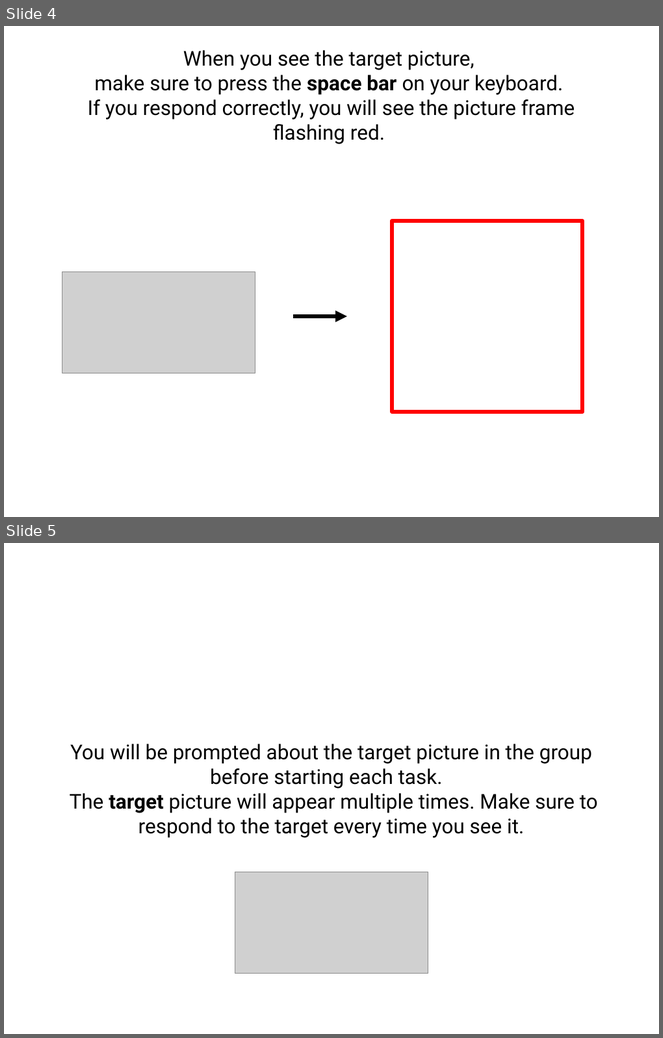
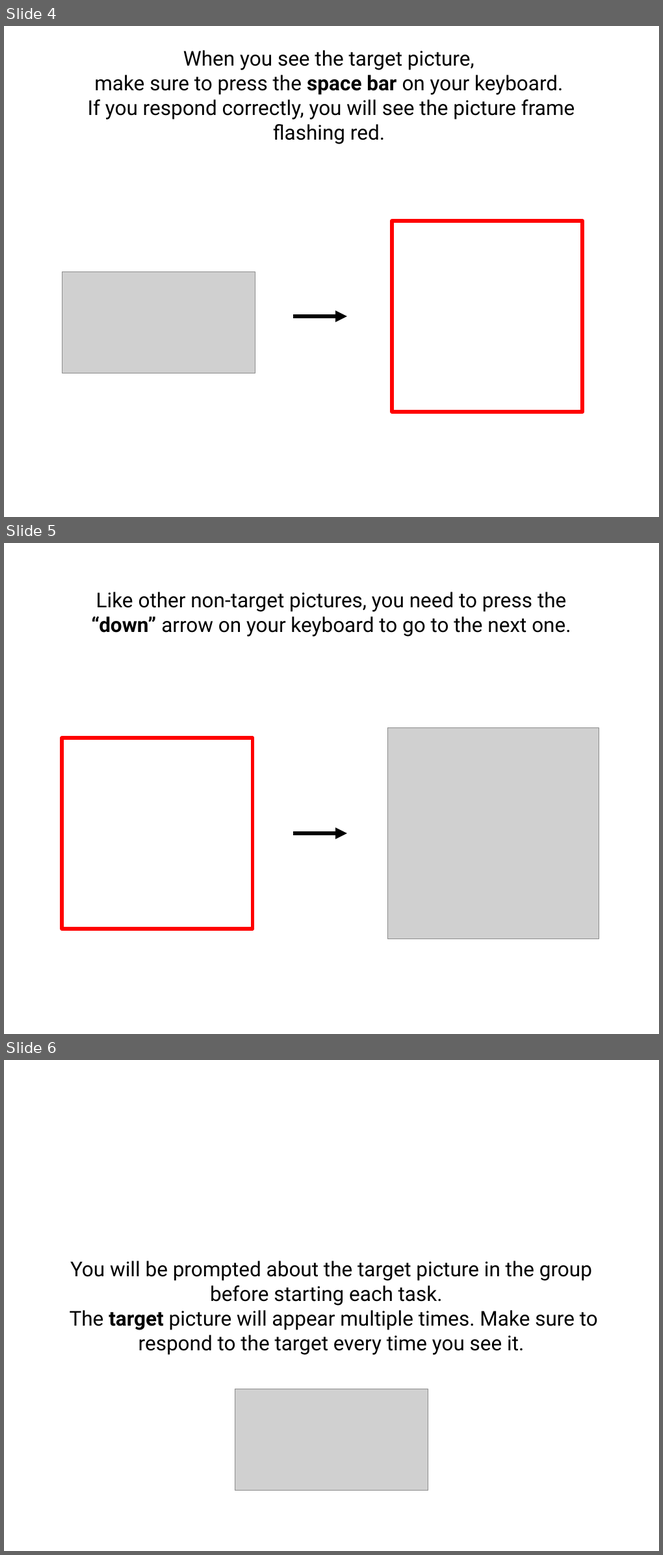
Before and after one commit to psych251/daffner2000, a slide deck: experiment/misc/instruction_visuals.pptx. Shown one above the other, each under a label of ours: slides 4 and 5 before the commit, slides 4, 5 and 6 after it. The pictures are 663x1038 and 663x1555 pixels, drawn with LibreOffice and Linux fonts; fonts in the diff are those of the drawing; grey boxes stand for pictures. Boxes give left, top, right and bottom in pixels: in the first picture for what was removed or moved away, otherwise in the second. Text is boxed around its words. In the diff, an @@ line names an element or a change of style, - is before the commit and + after.

```diff
--- a/experiment/misc/instruction_visuals.pptx
+++ b/experiment/misc/instruction_visuals.pptx
@@ slide 5 added at bbox=[4, 543, 659, 1034], background #FFFFFF @@
@@ text added at bbox=[91, 592, 571, 637], 32 pt, text #000000 @@
+Like other non-target pictures, you need to press the “down” arrow on your keyboard to go to the next one.
@@ picture added at bbox=[388, 728, 599, 939] @@
@@ rectangle added at bbox=[62, 738, 253, 928], outline #FF0000 6 pt @@
@@ arrow added from (293, 834) to (347, 834), #000000 6 pt @@
@@ what was slide 5 is now slide 6 @@
```
Also in this commit, not shown: 16 other files.
